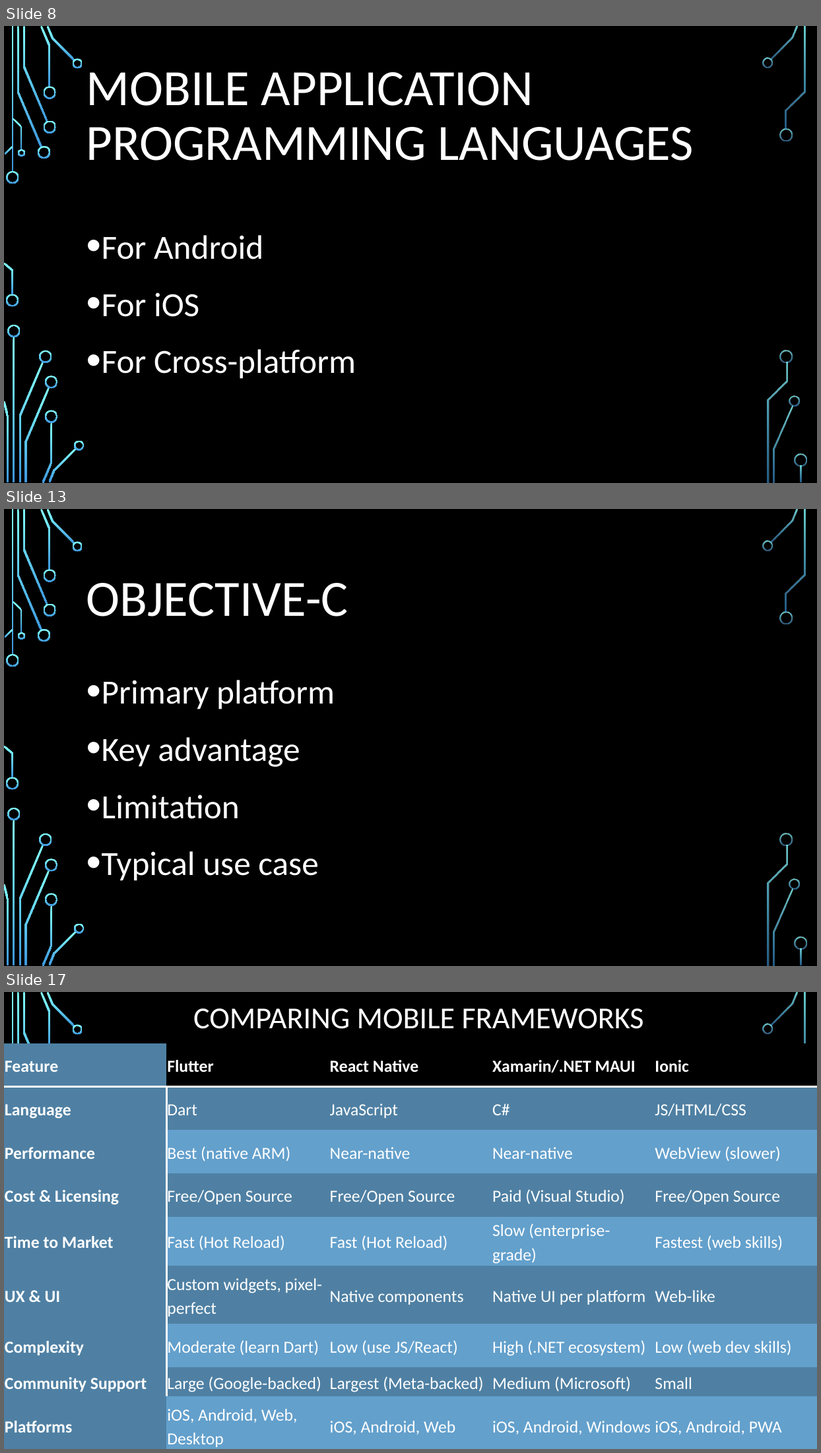
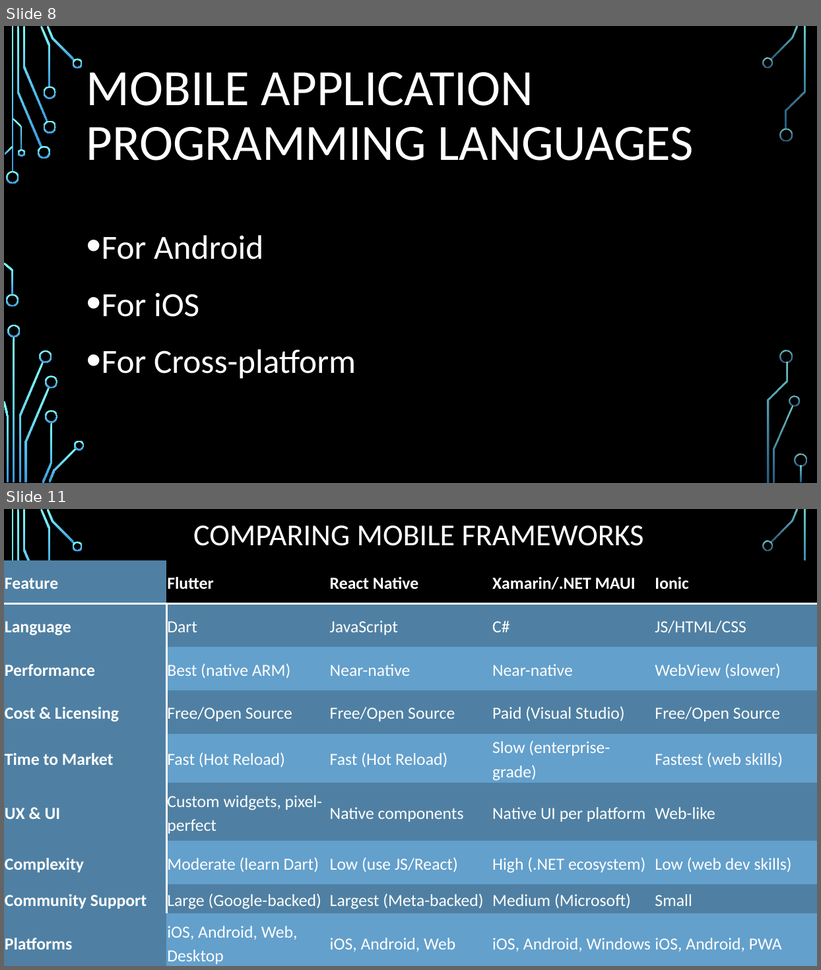
Before and after one commit to Kelben-ui/Group-15, a slide deck: Task 1/TASK 1 PowerPoint.pptx. Shown one above the other, each under a label of ours: slides 8, 13 and 17 before the commit, slides 8 and 11 after it; the slides between them are not shown. The pictures are 821x1453 and 821x970 pixels, drawn with LibreOffice and Linux fonts; fonts in the diff are those of the drawing; background and template pictures are left out. Boxes give left, top, right and bottom in pixels: in the first picture for what was removed or moved away, otherwise in the second. Text is boxed around its words. In the diff, an @@ line names an element or a change of style, - is before the commit and + after.

```diff
--- a/Task 1/TASK 1 PowerPoint.pptx
+++ b/Task 1/TASK 1 PowerPoint.pptx
@@ slide 13 removed at (x1=4, y1=509, x2=817, y2=966), background picture (left out); not listed: 36 template elements that a slide beside it also shows @@
@@ title removed at (x1=86, y1=583, x2=349, y2=617) @@
-OBJECTIVE-C
@@ text removed at (x1=102, y1=680, x2=335, y2=881) @@
-• Primary platform
-• Key advantage
-• Limitation
-• Typical use case
@@ what was slide 17 is now slide 11 @@
```
Also in this commit, not shown: 8 slides changed, 2 slides added, 6 other slides removed, 1 other file.
